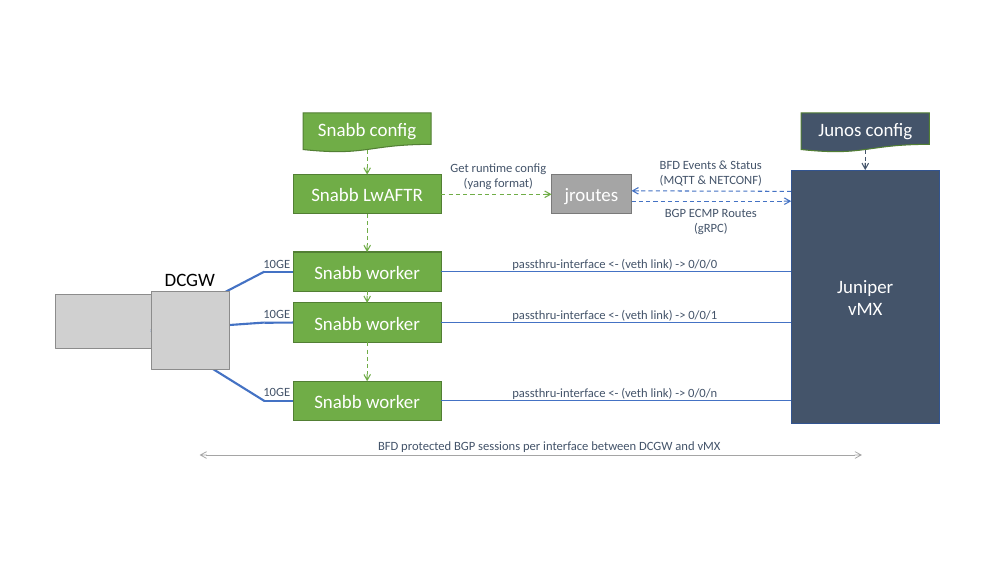
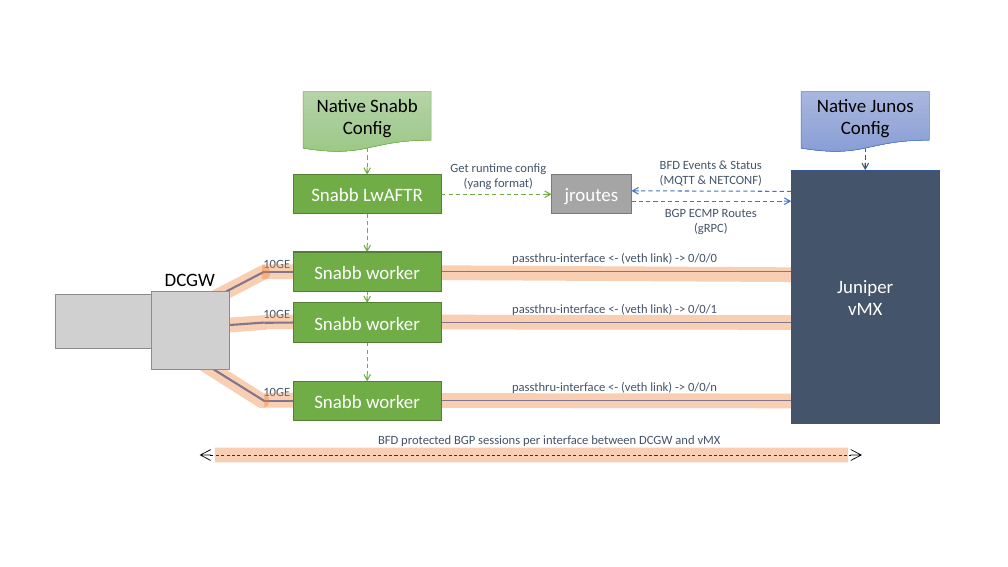
Before and after one commit to mwiget/vmx-docker-lwaftr, a slide deck: slide 1 of docs/vmx-docker-lwaftr.pptx. Drawn at 1008x567 pixels with LibreOffice and Linux fonts; fonts in the diff are those of the drawing; grey boxes stand for pictures. Boxes give left, top, right and bottom in pixels: in the first picture for what was removed or moved away, otherwise in the second. Text is boxed around its words. In the diff, an @@ line names an element or a change of style, - is before the commit and + after.

```diff
--- a/docs/vmx-docker-lwaftr.pptx
+++ b/docs/vmx-docker-lwaftr.pptx
@@ flow chart document "Native Snabb Config": place and size @@
-flow chart document "Native Snabb Config" at bbox=[303, 113, 431, 152]
+flow chart document "Native Snabb Config" at bbox=[303, 91, 431, 152]
@@ flow chart document "Native Snabb Config" at bbox=[303, 91, 431, 152]: fill #70AD47 to gradient #B5D5A7 to #AACE9A to #9CC987; outline #538035 1 pt to #70AD47 0.5 pt @@
@@ text in flow chart document at bbox=[317, 99, 417, 138]: text changed; text colour #FFFFFF to #000000 @@
-Snabb config
+Native Snabb Config
@@ flow chart document "Native Junos Config": place and size @@
-flow chart document "Native Junos Config" at bbox=[802, 113, 929, 152]
+flow chart document "Native Junos Config" at bbox=[802, 91, 929, 152]
@@ flow chart document "Native Junos Config" at bbox=[802, 91, 929, 152]: fill #44546A to gradient #A8B7DF to #9AABD9 to #889ED7; outline #538035 1 pt to #4472C4 0.5 pt @@
@@ text in flow chart document at bbox=[817, 99, 913, 138]: text changed; text colour #FFFFFF to #000000 @@
-Junos config
+Native Junos Config
@@ line added from (150, 332) to (263, 273), #ED7D31 14 pt @@
@@ line added from (792, 274) to (262, 271), #ED7D31 14 pt @@
@@ 4 texts: place and size @@
-4 texts at bbox=[378, 259, 721, 452]
+4 texts at bbox=[378, 253, 721, 446]
@@ line added from (151, 330) to (266, 323), #ED7D31 14 pt @@
@@ line added from (794, 323) to (266, 322), #ED7D31 14 pt @@
@@ line added from (151, 330) to (262, 401), #ED7D31 14 pt @@
@@ line added from (792, 401) to (265, 400), #ED7D31 14 pt @@
@@ double arrow (200, 455) - (862, 455): stroke #A5A5A5 0.75 pt to #000000 0.75 pt dashed @@
@@ line added from (848, 455) to (215, 455), #ED7D31 14 pt @@
```
Also in this commit, not shown: 3 other files.
